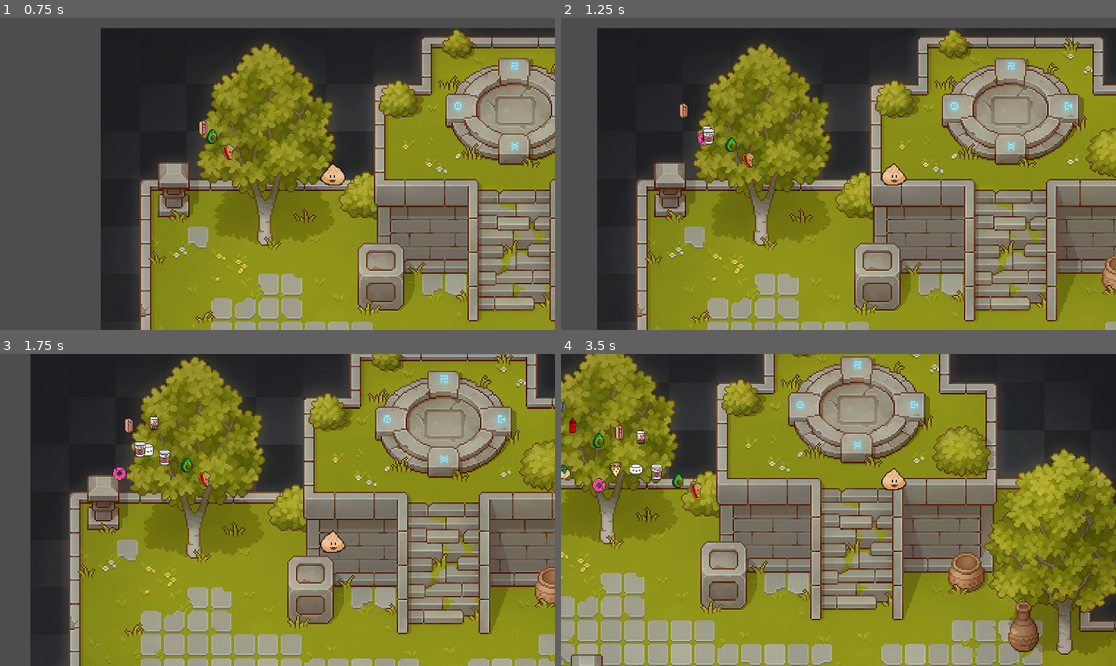
Above: before the commit, frames 1-4 (two rows, left to right).
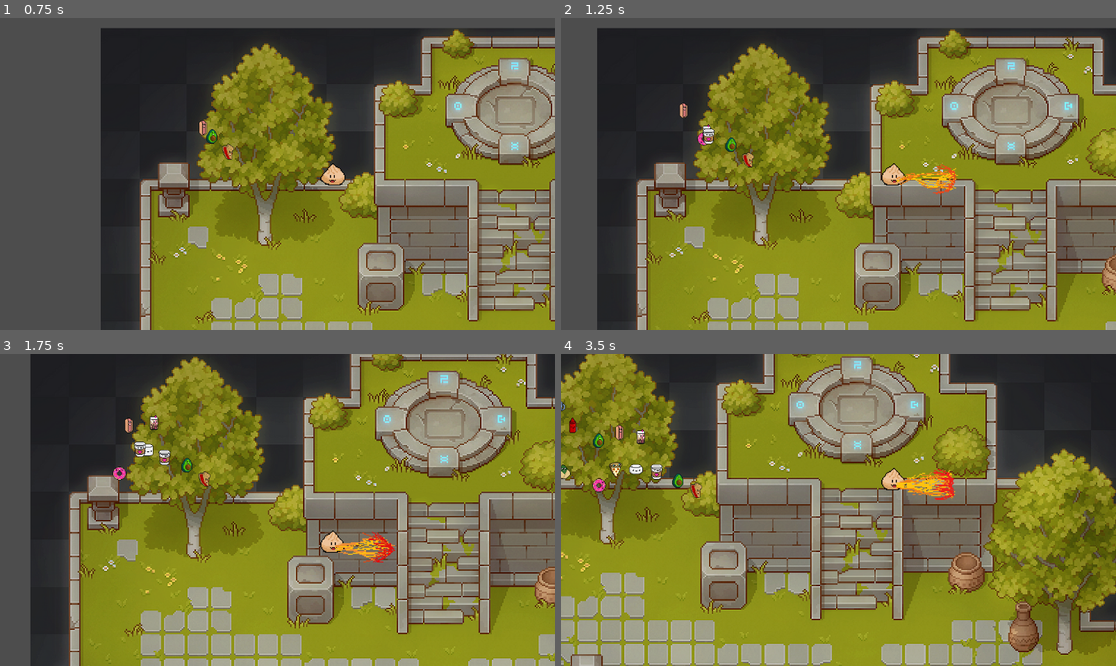
Above: after the commit, the same moments.

Repository: SteamedKoko/Gluttony
Game: Godot game, scene res://scenes/arena/arena.tscn
Same seed, same stepped clock (60 frames per second), same inputs: the game is played once before the commit and once after it.
Inputs:
- Up to frame 1 (0.75 s): hold F (right) from 0.53 s (still down); hold J (dash) from 0.53 s (still down)
- Up to frame 2 (1.25 s): keep holding F (right); keep holding J (dash)
- Up to frame 3 (1.75 s): release F (right) at 1.28 s; release J (dash) at 1.28 s; hold Down (down) from 1.28 s (still down); tap J (dash) at 1.35 s
- Up to frame 4 (3.5 s): release Down (down) at 2.03 s; hold F (right) 2.03-2.78 s; hold J (dash) 2.03-2.78 s; hold Up (up) from 2.78 s (still down); tap J (dash) at 2.85 s

Frame 1 is identical in both runs. In frame 2, 0.4% of the frame differs, in the area x 60-72%, y 46-57%; in frame 3, 0.5%; in frame 4, 0.6%, in the area x 60-72%, y 36-47%.

Commit message:
feat: add fire and lightning skill

Diff:
--- a/entities/monsters/BaseMonster.tscn
+++ b/entities/monsters/BaseMonster.tscn
@@ -1,3 +1,5 @@
 [gd_scene format=3 uid="uid://dc468wyvg3gtb"]
 
 [node name="BaseMonster" type="CharacterBody2D"]
+collision_layer = 0
+collision_mask = 0
--- a/entities/monsters/consumable_monster.tscn
+++ b/entities/monsters/consumable_monster.tscn
@@ -1,8 +1,10 @@
-[gd_scene load_steps=6 format=3 uid="uid://bq0pxhpgrk6oq"]
+[gd_scene load_steps=8 format=3 uid="uid://bq0pxhpgrk6oq"]
 
 [ext_resource type="Script" uid="uid://c2eys7m02t08e" path="res://entities/monsters/consumable_monster.gd" id="1_8t66q"]
 [ext_resource type="PackedScene" uid="uid://cmiuc2trhsyq7" path="res://utils/soft_collision/soft_collision.tscn" id="2_fphre"]
 [ext_resource type="PackedScene" uid="uid://cd07nhfaef5cy" path="res://utils/attack/attack.tscn" id="3_8t66q"]
+[ext_resource type="PackedScene" uid="uid://cy0ic1sihaot4" path="res://utils/hurt_box/hurt_box.tscn" id="4_34hvv"]
+[ext_resource type="PackedScene" uid="uid://dtqtnwsjxg55d" path="res://utils/health/health.tscn" id="5_fcyur"]
 
 [sub_resource type="RectangleShape2D" id="RectangleShape2D_qfm1j"]
 
@@ -10,7 +12,6 @@
 
 [node name="ConsumableMonster" type="CharacterBody2D"]
 collision_layer = 4
-collision_mask = 9
 script = ExtResource("1_8t66q")
 metadata/_custom_type_script = "uid://chbsh6fscghxc"
 
@@ -24,10 +25,23 @@
 scale = Vector2(1.425, 1.425)
 
 [node name="Attack" parent="." instance=ExtResource("3_8t66q")]
+visible = false
 collision_mask = 8
 damage = 1.0
 
 [node name="CollisionShape2D" type="CollisionShape2D" parent="Attack"]
+visible = false
 shape = SubResource("RectangleShape2D_8t66q")
 
+[node name="HurtBox" parent="." node_paths=PackedStringArray("health") instance=ExtResource("4_34hvv")]
+collision_layer = 4
+health = NodePath("../Health")
+invulerability_time_seconds = 0.2
+
+[node name="CollisionShape2D" type="CollisionShape2D" parent="HurtBox"]
+shape = SubResource("RectangleShape2D_8t66q")
+
+[node name="Health" parent="." instance=ExtResource("5_fcyur")]
+max_health = 50.0
+
 [connection signal="dealt_damage" from="Attack" to="." method="_on_attack_dealt_damage"]
--- a/entities/player/player.tscn
+++ b/entities/player/player.tscn
@@ -1,9 +1,10 @@
-[gd_scene load_steps=7 format=3 uid="uid://cetseqdkeuyvr"]
+[gd_scene load_steps=8 format=3 uid="uid://cetseqdkeuyvr"]
 
 [ext_resource type="Script" uid="uid://dbmggphqcyl8" path="res://entities/player/player.gd" id="1_abrql"]
 [ext_resource type="Texture2D" uid="uid://buj8jnnj66ub8" path="res://entities/player/sprites/v1_4frame3.png" id="1_symyc"]
 [ext_resource type="PackedScene" uid="uid://cy0ic1sihaot4" path="res://utils/hurt_box/hurt_box.tscn" id="3_sglur"]
 [ext_resource type="PackedScene" uid="uid://dtqtnwsjxg55d" path="res://utils/health/health.tscn" id="4_bls4j"]
+[ext_resource type="PackedScene" uid="uid://c66r3xjthspcv" path="res://entities/skills/fire.tscn" id="5_fkugw"]
 
 [sub_resource type="RectangleShape2D" id="RectangleShape2D_abrql"]
 size = Vector2(38, 21)
@@ -39,6 +40,7 @@
 [node name="HurtBox" parent="." node_paths=PackedStringArray("health") instance=ExtResource("3_sglur")]
 collision_layer = 8
 health = NodePath("../Health")
+invulerability_time_seconds = 5.0
 
 [node name="CollisionShape2D" type="CollisionShape2D" parent="HurtBox"]
 position = Vector2(2, 7.5)
@@ -50,5 +52,9 @@
 [node name="DashCooldownTimer" type="Timer" parent="."]
 one_shot = true
 
+[node name="Fire" parent="." instance=ExtResource("5_fkugw")]
+position = Vector2(-69, 12)
+scale = Vector2(-2, 2)
+
 [connection signal="took_damage" from="HurtBox" to="." method="_on_hurt_box_took_damage"]
 [connection signal="health_delpleted" from="Health" to="." method="_on_health_health_delpleted"]
--- /dev/null
+++ b/entities/skills/base_skill.gd
@@ -0,0 +1,43 @@
+class_name BaseSkill
+extends Attack
+
+@export var time_to_cast: float = 0
+@export var frame_to_enable_collider: int = 0
+@export var frame_to_end_collider: int = 0
+
+var animated_sprite: AnimatedSprite2D
+var execute_timer: Timer
+var collider: CollisionShape2D
+
+func _ready() -> void:
+	execute_timer = Timer.new()
+	execute_timer.timeout.connect(_on_execute_timeout)
+	execute_timer.wait_time = time_to_cast
+	execute_timer.autostart = true
+	self.add_child(execute_timer)
+
+	animated_sprite = $AnimatedSprite2D
+	animated_sprite.visible = false
+	animated_sprite.frame_changed.connect(_on_animated_sprite_changed)
+	animated_sprite.animation_finished.connect(_on_animated_sprite_finished)
+
+	collider = $CollisionShape2D
+	collider.disabled = true
+
+
+func _on_execute_timeout() -> void:
+	print('go', execute_timer.wait_time)
+	animated_sprite.play()
+	animated_sprite.visible = true
+	pass
+
+func _on_animated_sprite_changed() -> void:
+	if animated_sprite.frame == frame_to_enable_collider:
+		collider.disabled = false
+
+	if animated_sprite.frame == frame_to_end_collider:
+		collider.disabled = true
+
+func _on_animated_sprite_finished() -> void:
+	collider.disabled = true
+	animated_sprite.visible = false
--- /dev/null
+++ b/entities/skills/base_skill.tscn
@@ -0,0 +1,9 @@
+[gd_scene load_steps=2 format=3 uid="uid://cncdxi403rdu1"]
+
+[ext_resource type="Script" uid="uid://yl8d3y4n64eg" path="res://entities/skills/base_skill.gd" id="1_ockjt"]
+
+[node name="BaseSkill" type="Area2D"]
+collision_layer = 4
+collision_mask = 0
+script = ExtResource("1_ockjt")
+metadata/_custom_type_script = "uid://1ab276wrgw0r"
--- /dev/null
+++ b/entities/skills/fire.tscn
@@ -0,0 +1,169 @@
+[gd_scene load_steps=21 format=3 uid="uid://c66r3xjthspcv"]
+
+[ext_resource type="Script" uid="uid://yl8d3y4n64eg" path="res://entities/skills/base_skill.gd" id="1_vm21n"]
+[ext_resource type="Texture2D" uid="uid://c6owp5podsk4s" path="res://entities/skills/sprites/flame.webp" id="2_d3yk2"]
+
+[sub_resource type="AtlasTexture" id="AtlasTexture_vb2om"]
+atlas = ExtResource("2_d3yk2")
+region = Rect2(0, 0, 64, 32)
+
+[sub_resource type="AtlasTexture" id="AtlasTexture_uj3sr"]
+atlas = ExtResource("2_d3yk2")
+region = Rect2(64, 0, 64, 32)
+
+[sub_resource type="AtlasTexture" id="AtlasTexture_ian1f"]
+atlas = ExtResource("2_d3yk2")
+region = Rect2(128, 0, 64, 32)
+
+[sub_resource type="AtlasTexture" id="AtlasTexture_u051q"]
+atlas = ExtResource("2_d3yk2")
+region = Rect2(192, 0, 64, 32)
+
+[sub_resource type="AtlasTexture" id="AtlasTexture_upjo6"]
+atlas = ExtResource("2_d3yk2")
+region = Rect2(256, 0, 64, 32)
+
+[sub_resource type="AtlasTexture" id="AtlasTexture_mtjhw"]
+atlas = ExtResource("2_d3yk2")
+region = Rect2(320, 0, 64, 32)
+
+[sub_resource type="AtlasTexture" id="AtlasTexture_ekv1v"]
+atlas = ExtResource("2_d3yk2")
+region = Rect2(384, 0, 64, 32)
+
+[sub_resource type="AtlasTexture" id="AtlasTexture_mo656"]
+atlas = ExtResource("2_d3yk2")
+region = Rect2(448, 0, 64, 32)
+
+[sub_resource type="AtlasTexture" id="AtlasTexture_qhhs3"]
+atlas = ExtResource("2_d3yk2")
+region = Rect2(512, 0, 64, 32)
+
+[sub_resource type="AtlasTexture" id="AtlasTexture_jm15p"]
+atlas = ExtResource("2_d3yk2")
+region = Rect2(576, 0, 64, 32)
+
+[sub_resource type="AtlasTexture" id="AtlasTexture_equyt"]
+atlas = ExtResource("2_d3yk2")
+region = Rect2(640, 0, 64, 32)
+
+[sub_resource type="AtlasTexture" id="AtlasTexture_p0ir4"]
+atlas = ExtResource("2_d3yk2")
+region = Rect2(704, 0, 64, 32)
+
+[sub_resource type="AtlasTexture" id="AtlasTexture_ue5pl"]
+atlas = ExtResource("2_d3yk2")
+region = Rect2(768, 0, 64, 32)
+
+[sub_resource type="AtlasTexture" id="AtlasTexture_sm6nr"]
+atlas = ExtResource("2_d3yk2")
+region = Rect2(832, 0, 64, 32)
+
+[sub_resource type="AtlasTexture" id="AtlasTexture_2e3ae"]
+atlas = ExtResource("2_d3yk2")
+region = Rect2(896, 0, 64, 32)
+
+[sub_resource type="AtlasTexture" id="AtlasTexture_uhyb4"]
+atlas = ExtResource("2_d3yk2")
+region = Rect2(960, 0, 64, 32)
+
+[sub_resource type="SpriteFrames" id="SpriteFrames_nankg"]
+animations = [{
+"frames": [{
+"duration": 1.0,
+"texture": SubResource("AtlasTexture_vb2om")
+}, {
+"duration": 1.0,
+"texture": SubResource("AtlasTexture_uj3sr")
+}, {
+"duration": 1.0,
+"texture": SubResource("AtlasTexture_ian1f")
+}, {
+"duration": 1.0,
+"texture": SubResource("AtlasTexture_u051q")
+}, {
+"duration": 1.0,
+"texture": SubResource("AtlasTexture_upjo6")
+}, {
+"duration": 1.0,
+"texture": SubResource("AtlasTexture_mtjhw")
+}, {
+"duration": 1.0,
+"texture": SubResource("AtlasTexture_ekv1v")
+}, {
+"duration": 1.0,
+"texture": SubResource("AtlasTexture_mo656")
+}, {
+"duration": 1.0,
+"texture": SubResource("AtlasTexture_upjo6")
+}, {
+"duration": 1.0,
+"texture": SubResource("AtlasTexture_mtjhw")
+}, {
+"duration": 1.0,
+"texture": SubResource("AtlasTexture_ekv1v")
+}, {
+"duration": 1.0,
+"texture": SubResource("AtlasTexture_mo656")
+}, {
+"duration": 1.0,
+"texture": SubResource("AtlasTexture_upjo6")
+}, {
+"duration": 1.0,
+"texture": SubResource("AtlasTexture_mtjhw")
+}, {
+"duration": 1.0,
+"texture": SubResource("AtlasTexture_ekv1v")
+}, {
+"duration": 1.0,
+"texture": SubResource("AtlasTexture_mo656")
+}, {
+"duration": 1.0,
+"texture": SubResource("AtlasTexture_qhhs3")
+}, {
+"duration": 1.0,
+"texture": SubResource("AtlasTexture_jm15p")
+}, {
+"duration": 1.0,
+"texture": SubResource("AtlasTexture_equyt")
+}, {
+"duration": 1.0,
+"texture": SubResource("AtlasTexture_p0ir4")
+}, {
+"duration": 1.0,
+"texture": SubResource("AtlasTexture_ue5pl")
+}, {
+"duration": 1.0,
+"texture": SubResource("AtlasTexture_sm6nr")
+}, {
+"duration": 1.0,
+"texture": SubResource("AtlasTexture_2e3ae")
+}, {
+"duration": 1.0,
+"texture": SubResource("AtlasTexture_uhyb4")
+}],
+"loop": false,
+"name": &"default",
+"speed": 20.0
+}]
+
+[sub_resource type="ConvexPolygonShape2D" id="ConvexPolygonShape2D_d3yk2"]
+points = PackedVector2Array(-30.075, -3, 10, -13, 30, -10, 33, 0, 30, 10, 10, 13, -30.075, 3)
+
+[node name="Fire" type="Area2D"]
+scale = Vector2(-2, -2)
+collision_layer = 0
+collision_mask = 4
+script = ExtResource("1_vm21n")
+time_to_cast = 1.0
+frame_to_enable_collider = 4
+frame_to_end_collider = 16
+damage = 5.0
+metadata/_custom_type_script = "uid://yl8d3y4n64eg"
+
+[node name="AnimatedSprite2D" type="AnimatedSprite2D" parent="."]
+sprite_frames = SubResource("SpriteFrames_nankg")
+
+[node name="CollisionShape2D" type="CollisionShape2D" parent="."]
+position = Vector2(-2, 0)
+shape = SubResource("ConvexPolygonShape2D_d3yk2")
--- /dev/null
+++ b/entities/skills/lightning.tscn
@@ -0,0 +1,90 @@
+[gd_scene load_steps=13 format=3 uid="uid://bm36y6s1i2gu4"]
+
+[ext_resource type="Script" uid="uid://yl8d3y4n64eg" path="res://entities/skills/base_skill.gd" id="1_pyttu"]
+[ext_resource type="Texture2D" uid="uid://b5haco536oqnd" path="res://entities/skills/sprites/lightning.png" id="2_rljlk"]
+
+[sub_resource type="AtlasTexture" id="AtlasTexture_vj8le"]
+atlas = ExtResource("2_rljlk")
+region = Rect2(0, 0, 80, 320)
+
+[sub_resource type="AtlasTexture" id="AtlasTexture_7l5rl"]
+atlas = ExtResource("2_rljlk")
+region = Rect2(80, 0, 80, 320)
+
+[sub_resource type="AtlasTexture" id="AtlasTexture_cgho0"]
+atlas = ExtResource("2_rljlk")
+region = Rect2(160, 0, 80, 320)
+
+[sub_resource type="AtlasTexture" id="AtlasTexture_v5r6t"]
+atlas = ExtResource("2_rljlk")
+region = Rect2(240, 0, 80, 320)
+
+[sub_resource type="AtlasTexture" id="AtlasTexture_qmfnm"]
+atlas = ExtResource("2_rljlk")
+region = Rect2(320, 0, 80, 320)
+
+[sub_resource type="AtlasTexture" id="AtlasTexture_otbcq"]
+atlas = ExtResource("2_rljlk")
+region = Rect2(400, 0, 80, 320)
+
+[sub_resource type="AtlasTexture" id="AtlasTexture_76kkw"]
+atlas = ExtResource("2_rljlk")
+region = Rect2(480, 0, 80, 320)
+
+[sub_resource type="AtlasTexture" id="AtlasTexture_yjx3i"]
+atlas = ExtResource("2_rljlk")
+region = Rect2(560, 0, 80, 320)
+
+[sub_resource type="SpriteFrames" id="SpriteFrames_y2fqs"]
+animations = [{
+"frames": [{
+"duration": 1.0,
+"texture": SubResource("AtlasTexture_vj8le")
+}, {
+"duration": 1.0,
+"texture": SubResource("AtlasTexture_7l5rl")
+}, {
+"duration": 1.0,
+"texture": SubResource("AtlasTexture_cgho0")
+}, {
+"duration": 1.0,
+"texture": SubResource("AtlasTexture_v5r6t")
+}, {
+"duration": 1.0,
+"texture": SubResource("AtlasTexture_qmfnm")
+}, {
+"duration": 1.0,
+"texture": SubResource("AtlasTexture_otbcq")
+}, {
+"duration": 1.0,
+"texture": SubResource("AtlasTexture_76kkw")
+}, {
+"duration": 1.0,
+"texture": SubResource("AtlasTexture_yjx3i")
+}],
+"loop": false,
+"name": &"default",
+"speed": 20.0
+}]
+
+[sub_resource type="RectangleShape2D" id="RectangleShape2D_rljlk"]
+size = Vector2(111, 70)
+
+[node name="Lightning" type="Area2D"]
+collision_layer = 0
+collision_mask = 4
+script = ExtResource("1_pyttu")
+metadata/_custom_type_script = "uid://yl8d3y4n64eg"
+
+[node name="AnimatedSprite2D" type="AnimatedSprite2D" parent="."]
+sprite_frames = SubResource("SpriteFrames_y2fqs")
+frame = 7
+frame_progress = 1.0
+
+[node name="CollisionShape2D" type="CollisionShape2D" parent="."]
+position = Vector2(-5.5, 136)
+shape = SubResource("RectangleShape2D_rljlk")
+disabled = true
+
+[connection signal="animation_finished" from="AnimatedSprite2D" to="." method="_on_animated_sprite_2d_animation_finished"]
+[connection signal="frame_changed" from="AnimatedSprite2D" to="." method="_on_animated_sprite_2d_frame_changed"]
--- a/utils/attack/attack.gd
+++ b/utils/attack/attack.gd
@@ -6,6 +6,7 @@
 signal dealt_damage
 
 func _on_area_entered(area:Area2D) -> void:
+    print('entered hurtbox')
     if area is HurtBox:
         area.receive_damage(damage)
         dealt_damage.emit()
--- a/utils/hurt_box/hurt_box.gd
+++ b/utils/hurt_box/hurt_box.gd
@@ -7,6 +7,7 @@
 signal took_damage
 
 func receive_damage(damage: float):
+	print('ow ', damage)
 	if monitoring:
 		iframes()
 		health.take_health(damage)
Not shown, added: entities/skills/base_skill.gd.uid
Binary file added: entities/skills/sprites/flame.webp
Not shown, added: entities/skills/sprites/flame.webp.import
Binary file added: entities/skills/sprites/lightning.png
Not shown, added: entities/skills/sprites/lightning.png.import
Not shown, changed: todo
